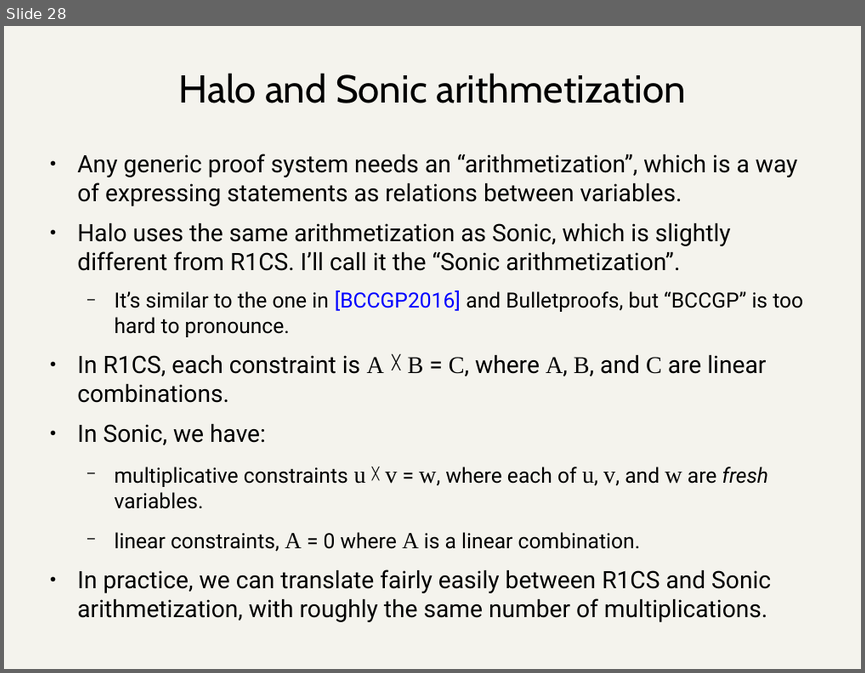
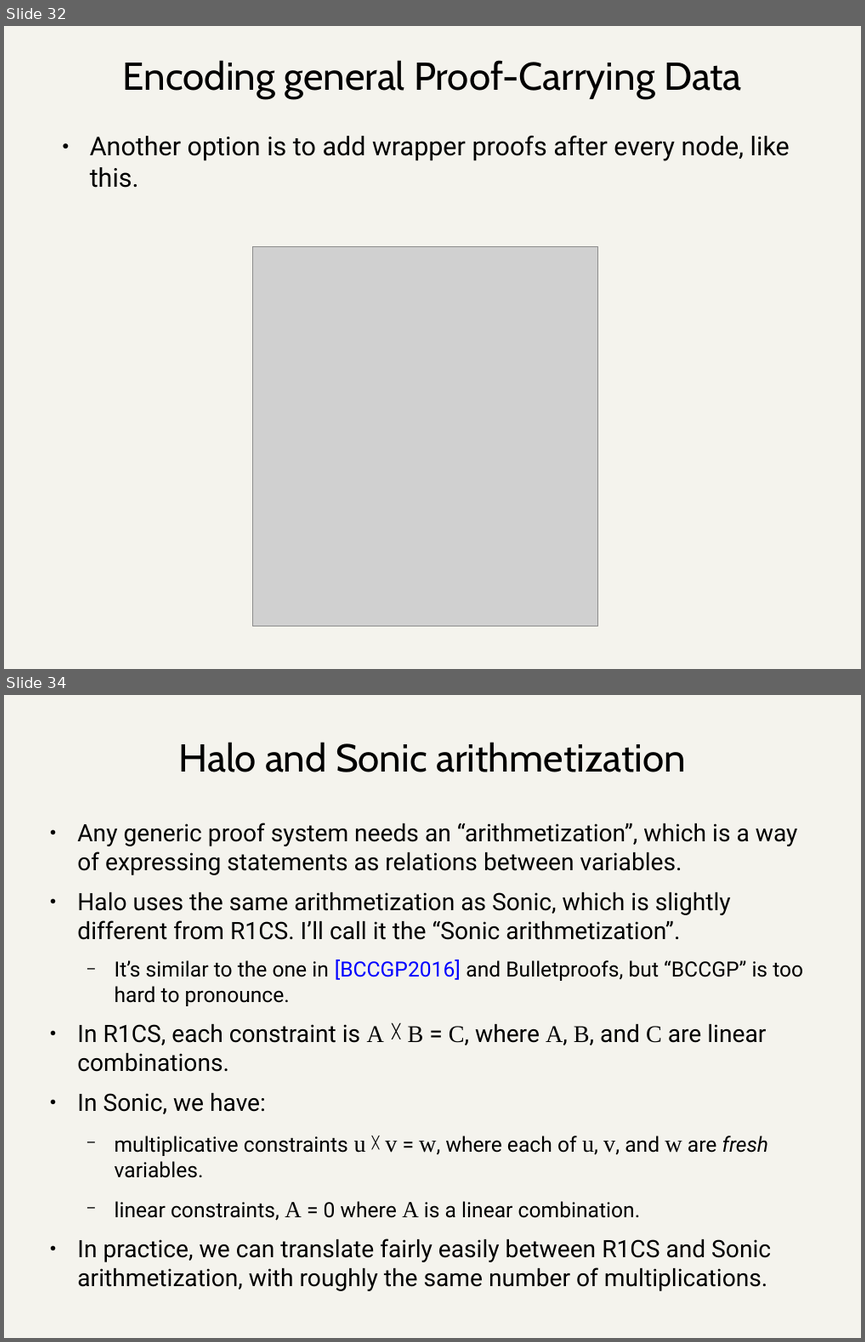
Before and after one commit to daira/halographs, a slide deck: halographs.odp. Shown one above the other, each under a label of ours: slide 28 before the commit, slides 32 and 34 after it; the slides between them are not shown. The pictures are 865x673 and 865x1342 pixels, drawn with LibreOffice and Linux fonts; fonts in the diff are those of the drawing; grey boxes stand for pictures. Boxes give left, top, right and bottom in pixels: in the first picture for what was removed or moved away, otherwise in the second. Text is boxed around its words. In the diff, an @@ line names an element or a change of style, - is before the commit and + after.

```diff
--- a/halographs.odp
+++ b/halographs.odp
@@ slide 32 added at (x1=4, y1=26, x2=861, y2=669), background #F4F3ED @@
@@ title added at (x1=123, y1=60, x2=742, y2=99), 36 pt, text #000000 @@
+Encoding general Proof-Carrying Data
@@ text added at (x1=90, y1=136, x2=789, y2=188), 24 pt, text #000000 @@
+● Another option is to add wrapper proofs after every node, like this.
@@ picture added at (x1=253, y1=246, x2=598, y2=625) @@
@@ what was slide 28 is now slide 34 @@
```
Also in this commit, not shown: 3 slides changed, 5 other slides added, 17 other files.
